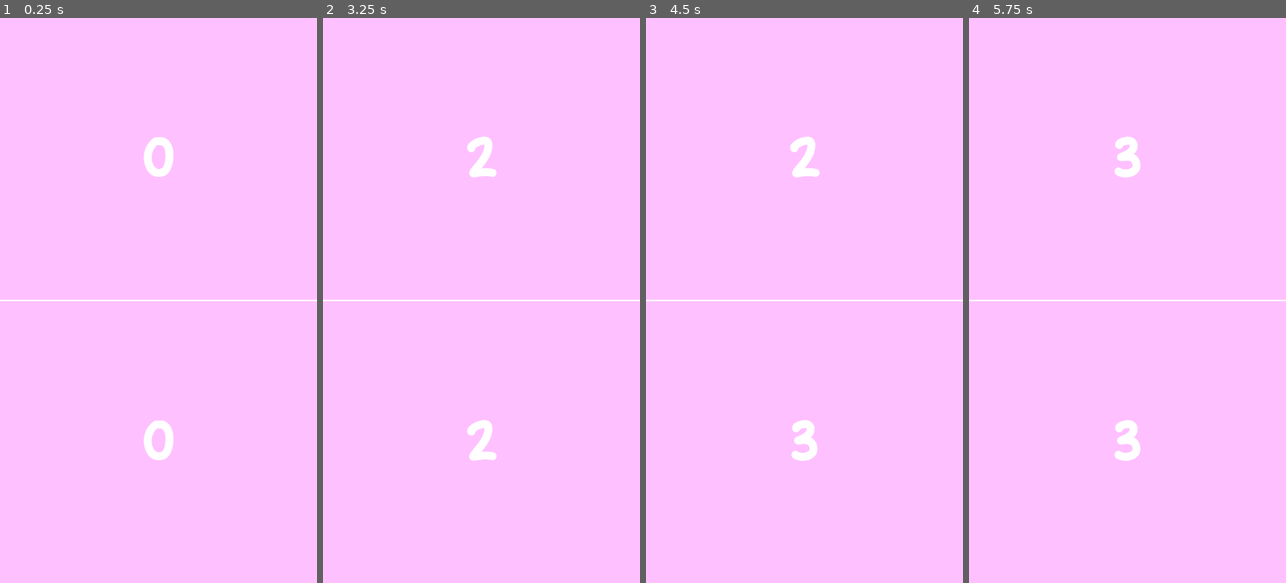
Above: before the commit, frames 1-4 (left to right).
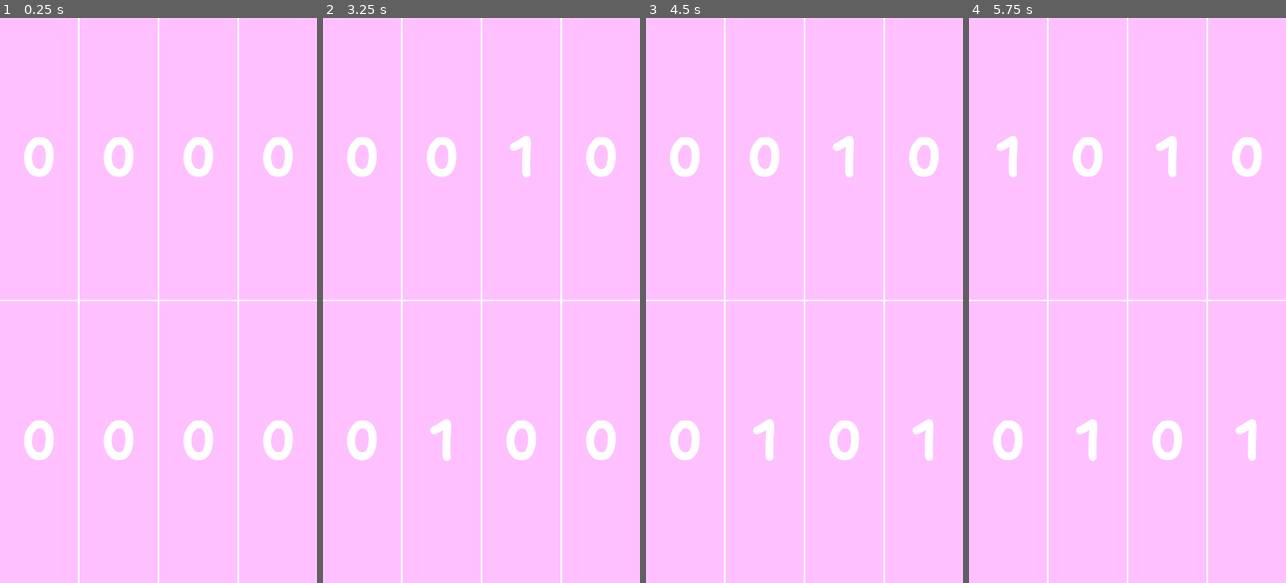
Above: after the commit, the same moments.

Repository: JotaPeee04/SushiCounterGodot
Game: Godot game, scene res://scenes/main.tscn
Same seed, same stepped clock (60 frames per second), same inputs: the game is played once before the commit and once after it.
Inputs (mouse positions are in pixels of both pictures, inside the frame that each line leads up to):
- Up to frame 1 (0.25 s): no input
- Up to frame 2 (3.25 s): tap Enter at 0.5, 2 s; move the mouse to (481, 159) at 0.52 s; click (481, 159) at 0.67 s; tap Space at 1.25, 2.75 s; move the mouse to (481, 441) at 1.27 s; click (481, 441) at 1.42 s; move the mouse to (513, 176) at 2.02 s; click (513, 176) at 2.17 s; move the mouse to (465, 413) at 2.77 s; click (465, 413) at 2.92 s
- Up to frame 3 (4.5 s): tap Enter at 3.5 s; move the mouse to (899, 385) at 3.52 s; click (899, 385) at 3.67 s; tap Space at 4.25 s; move the mouse to (709, 215) at 4.27 s; click (709, 215) at 4.42 s
- Up to frame 4 (5.75 s): move the mouse to (1143, 300) at 5.02 s; click (1143, 300) at 5.17 s

The runs differ from the first frame. In frame 1, 5.2% of the frame differs, in the area x 7-93%, y 0-100%; in frame 2, 4.8%; in frame 3, 4.6%; in frame 4, 4.5%.

Commit message:
Counters adapt to grid, up to 8 players local

Diff:
--- a/scenes/multiple_counters.tscn
+++ b/scenes/multiple_counters.tscn
@@ -1,8 +1,12 @@
-[gd_scene load_steps=2 format=3 uid="uid://ctbry30e8xpb0"]
+[gd_scene load_steps=4 format=3 uid="uid://ctbry30e8xpb0"]
 
+[ext_resource type="Script" uid="uid://b5lmvukhvtiio" path="res://scenes/scripts/multiple_counters.gd" id="1_sklu0"]
 [ext_resource type="PackedScene" uid="uid://b201giqeqb31y" path="res://scenes/simpleCounter.tscn" id="1_tevug"]
+[ext_resource type="PackedScene" uid="uid://3v0mx6dyxs70" path="res://scenes/v_box_god.tscn" id="2_sklu0"]
 
 [node name="MultipleCounters" type="Node"]
+script = ExtResource("1_sklu0")
+numJugadores = 8
 
 [node name="Control" type="Control" parent="."]
 layout_mode = 3
@@ -20,7 +24,7 @@
 grow_horizontal = 2
 grow_vertical = 2
 
-[node name="Grid" type="GridContainer" parent="Control"]
+[node name="HBoxContainer" type="HBoxContainer" parent="Control"]
 layout_mode = 1
 anchors_preset = 15
 anchor_right = 1.0
@@ -28,12 +32,8 @@
 grow_horizontal = 2
 grow_vertical = 2
 
-[node name="SimpleCounter" parent="Control/Grid" instance=ExtResource("1_tevug")]
+[node name="VBoxContainer" parent="Control/HBoxContainer" instance=ExtResource("2_sklu0")]
 layout_mode = 2
-size_flags_horizontal = 3
-size_flags_vertical = 3
 
-[node name="SimpleCounter2" parent="Control/Grid" instance=ExtResource("1_tevug")]
+[node name="SimpleCounter" parent="Control/HBoxContainer/VBoxContainer" instance=ExtResource("1_tevug")]
 layout_mode = 2
-size_flags_horizontal = 3
-size_flags_vertical = 3
--- a/scenes/scripts/multiple_counters.gd
+++ b/scenes/scripts/multiple_counters.gd
@@ -1,6 +1,27 @@
 extends Node
 
-@export var numJugadores : int = 0
+@export_range(1,8) var numJugadores = 1
+var simpleCounterScene = preload("res://scenes/simpleCounter.tscn")
+var vboxGodScene = preload("res://scenes/v_box_god.tscn")
 
 func _ready() -> void:
-	$Control/Container.numJugadores = numJugadores
+	print_debug(numJugadores)
+	add_jugadores(numJugadores)
+
+
+func add_jugadores(n):
+
+	if n > 1:
+		for i in range(2,n+1):
+			print_debug(i)
+			if i % 2 == 1: #SI ES IMPAR AÑADO UN VBOX
+				var vbox = vboxGodScene.instantiate()
+				$Control/HBoxContainer.add_child(vbox)
+
+			instanciar_contador()
+		# EN CUALQUIER CASO AÑADO AL ÚTLIMO VBOX
+
+
+func instanciar_contador():
+	var contador = simpleCounterScene.instantiate()
+	$Control/HBoxContainer.get_child(-1).add_child(contador)
--- a/scenes/scripts/simple_counter.gd
+++ b/scenes/scripts/simple_counter.gd
@@ -5,6 +5,7 @@
 var touch_start_position = Vector2.ZERO
 var touch_end_position = Vector2.ZERO
 
+#cambiar _gui_input por _input cuando lo haga online
 
 func _gui_input(event):
 
@@ -18,7 +19,7 @@
 		else:
 			touch_end_position = event.position
 			var swipe_vector = touch_end_position - touch_start_position
-			print_debug(swipe_vector.length())
+
 			if swipe_vector.length() > 100: # Threshold to avoid accidental swipes
 
 				counter -= 1
--- a/scenes/simpleCounter.tscn
+++ b/scenes/simpleCounter.tscn
@@ -10,6 +10,7 @@
 anchor_bottom = 1.0
 grow_horizontal = 2
 grow_vertical = 2
+size_flags_vertical = 3
 script = ExtResource("1_1pmat")
 
 [node name="ColorRect" type="ColorRect" parent="."]
--- /dev/null
+++ b/scenes/v_box_god.tscn
@@ -0,0 +1,4 @@
+[gd_scene format=3 uid="uid://3v0mx6dyxs70"]
+
+[node name="VBoxContainer" type="VBoxContainer"]
+size_flags_horizontal = 3
